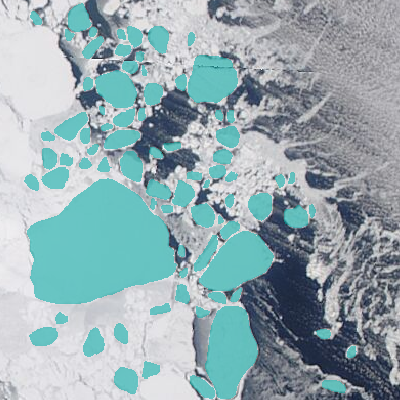
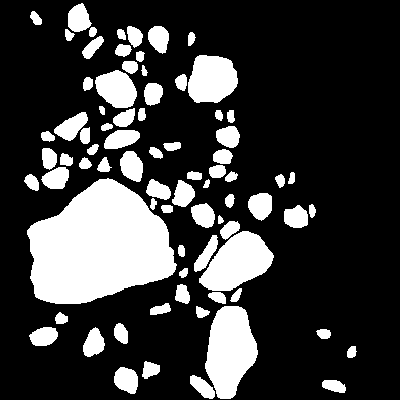
Revision of a layered 400×400 image; what changed, layer by layer:
showed "ice floes" (1st of 2), painted on it over [0, 0, 400, 400]
painted on "ice floes" (2nd of 2) over [213, 235, 257, 391]
